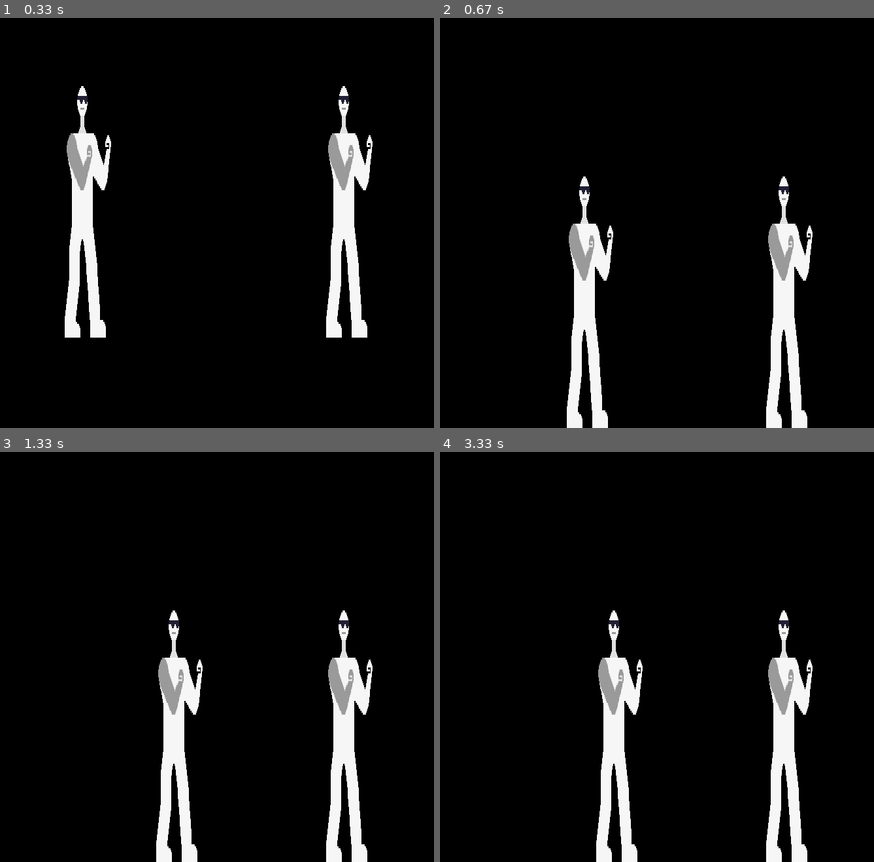
Above: before the commit, frames 1-4 (two rows, left to right).
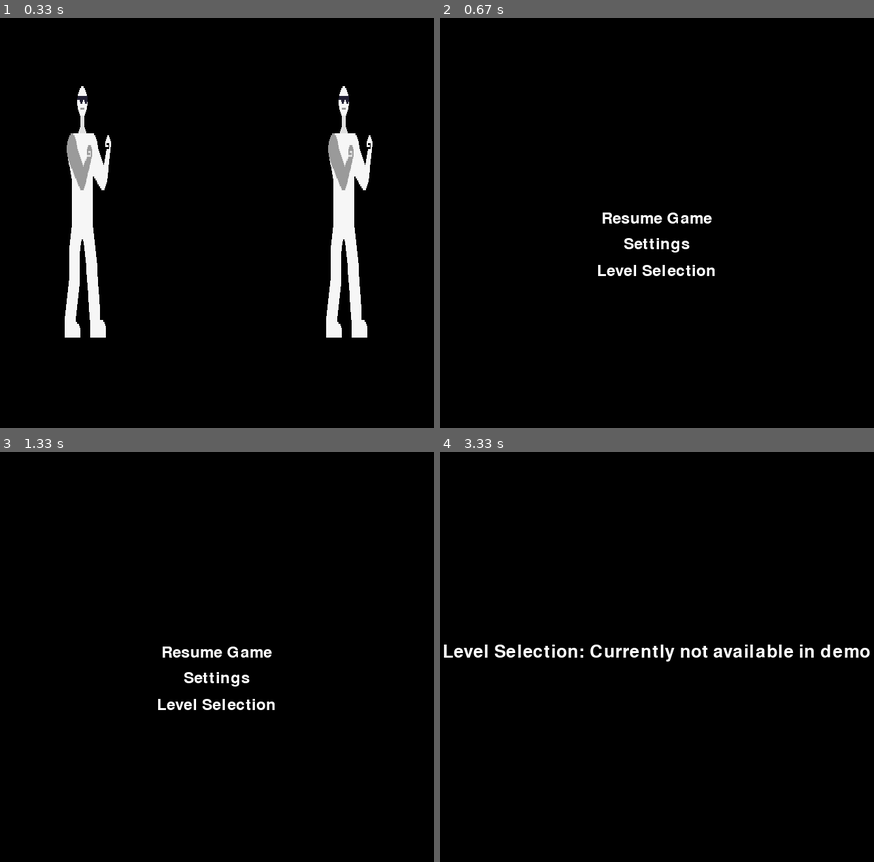
Above: after the commit, the same moments.

Repository: davidyao4344314/pygames-initlized
Game: pygame game, started from rpg games/main.py
Same seed, same stepped clock (60 frames per second), same inputs: the game is played once before the commit and once after it.
Inputs (mouse positions are in pixels of both pictures, inside the frame that each line leads up to):
- Up to frame 1 (0.33 s): no input
- Up to frame 2 (0.67 s): hold Esc from 0.33 s (still down); hold Right from 0.33 s (still down)
- Up to frame 3 (1.33 s): release Esc at 0.8 s; release Right at 0.8 s; click (217, 706) at 0.88 s, where only the run after the commit has a clickable "Level Selection"; hold Esc from 1.17 s (still down)
- Up to frame 4 (3.33 s): release Esc at 1.63 s; click (657, 652) at 1.72 s, where only the run after the commit has a clickable "Resume Game"; hold Esc 2-2.47 s; click (657, 652) at 2.55 s, where only the run after the commit has a clickable "Resume Game"; tap Esc at 2.83 s; click (657, 706) at 3.22 s

Frame 1 is identical in both runs. In frame 2, 7.2% of the frame differs, in the area x 29-86%, y 38-100%; in frame 3, 7.0%; in frame 4, 7.6%, in the area x 0-100%, y 38-100%.

Commit message:
finish adding manuel

Diff:
--- a/rpg games/controls.py
+++ b/rpg games/controls.py
@@ -14,7 +14,7 @@
     pygame.K_l: False
 }
 
-def handle_events(player, enemy):
+def handle_events(player1, enemy):
     for event in pygame.event.get():
         if event.type == pygame.QUIT:
             return False
@@ -22,24 +22,22 @@
             if event.key in keys:
                 keys[event.key] = True
             if event.key == pygame.K_k:
-                player.melee_attack(enemy)
+                player1.melee_attack(enemy)
             if event.key == pygame.K_l:
-                player.ranged_attack()
+                player1.ranged_attack()
         if event.type == pygame.KEYUP:
             if event.key in keys:
                 keys[event.key] = False
     return True
 
-def move_player(player):
+def move_player(player1):
+    dx, dy = 0, 0
     if keys[pygame.K_a]:
-        player.move(dx=-1)
+        dx = -1
     if keys[pygame.K_d]:
-        player.move(dx=1)
+        dx = 1
     if keys[pygame.K_w] or keys[pygame.K_SPACE]:
-        player.move(dy=-1)
-    if keys[pygame.K_LEFT]:
-        player.move(dx=-1)
-    if keys[pygame.K_RIGHT]:
-        player.move(dx=1)
-    if keys[pygame.K_UP]:
-        player.move(dy=-1)
+        dy = -1
+    if keys[pygame.K_s]:
+        dy = 1
+    player1.move(dx, dy)
--- a/rpg games/main.py
+++ b/rpg games/main.py
@@ -18,7 +18,7 @@
 player_image = pygame.image.load('white_blood_cell.png')
 attack_image = pygame.image.load('white_blood_cell_attack.png')
 
-# Load virus images (same as player for now since i don't have another sprite)
+# Load virus images (same as player for now)
 virus_image = pygame.image.load('white_blood_cell.png')
 virus_attack_image = pygame.image.load('white_blood_cell_attack.png')
 
@@ -33,20 +33,86 @@
 all_sprites.add(player1)
 all_sprites.add(enemy)
 
+# Define menu options
+menu_font = pygame.font.SysFont(None, 36)
+menu_items = ["Resume Game", "Settings", "Level Selection"]
+menu_rects = []
+
+# Define the setting
+setting_font = pygame.font.SysFont(None, 40)
+setting_text = "Settings: Currently not available in demo"
+setting_surface = setting_font.render(setting_text, True, (255, 255, 255))
+setting_rect = setting_surface.get_rect(center=(SCREEN_WIDTH // 2, SCREEN_HEIGHT // 2))
+# define the level slection fonts
+level_font = pygame.font.SysFont(None, 40)
+level_text = "Level Selection: Currently not available in demo"
+level_surface = level_font.render(level_text, True, (255, 255, 255))
+level_rect = level_surface.get_rect(center=(SCREEN_WIDTH // 2, SCREEN_HEIGHT // 2))
+
+for i, item in enumerate(menu_items):
+    menu_text = menu_font.render(item, True, (255, 255, 255))
+    menu_rect = menu_text.get_rect(center=(SCREEN_WIDTH // 2, SCREEN_HEIGHT // 2 + i * 40))
+    menu_rects.append((menu_text, menu_rect))
+
+def draw_menu():
+    screen.fill((0, 0, 0))
+    for menu_text, menu_rect in menu_rects:
+        screen.blit(menu_text, menu_rect)
+
+def draw_setting_screen():
+    screen.fill((0, 0, 0))
+    screen.blit(setting_surface, setting_rect)
+
+def draw_level_selection_screen():
+    screen.fill((0, 0, 0))
+    screen.blit(level_surface, level_rect)
+
 run = True
+paused = False
+#Defining the current screan
+current_screen = "menu"
 clock = pygame.time.Clock()
 
 while run:
-    screen.fill((0, 0, 0))  # Fill the screen with black before drawing(as if right now since i don't have a back ground)
+    for event in pygame.event.get():
+        if event.type == pygame.QUIT:
+            run = False
+        if event.type == pygame.KEYDOWN:
+            if event.key == pygame.K_ESCAPE:
+                if current_screen == "menu":
+                    paused = not paused
+                    if paused:
+                        # to fix the issue that the character keep moving foward even though they are no key are pressed
+                        controls.keys = {key: False for key in controls.keys}
+                else:
+                    current_screen = "menu"
+        if event.type == pygame.MOUSEBUTTONDOWN and paused and current_screen == "menu":
+            for i, (menu_text, menu_rect) in enumerate(menu_rects):
+                if menu_rect.collidepoint(event.pos):
+                    # resume game
+                    if i == 0:
+                        paused = False
+                        controls.keys = {key: False for key in controls.keys}
+                        #setting
+                    elif i == 1:
+                        current_screen = "settings"
+                        # level selection
+                    elif i == 2:
+                        current_screen = "level_selection"
 
-    # Update every sprites
-    all_sprites.update(gravity, SCREEN_HEIGHT)
-
-    # Draw every sprites
-    all_sprites.draw(screen)
-
-    run = controls.handle_events(player1, enemy)
-    controls.move_player(player1)
+    if not paused:
+        screen.fill((0, 0, 0))
+        all_sprites.update(gravity, SCREEN_HEIGHT)
+        all_sprites.draw(screen)
+        run = controls.handle_events(player1, enemy)
+        controls.move_player(player1)
+    else:
+        if current_screen == "menu":
+            draw_menu()
+        elif current_screen == "settings":
+            draw_setting_screen()
+        elif current_screen == "level_selection":
+            draw_level_selection_screen()
 
     pygame.display.update()
     clock.tick(60)
--- a/rpg games/sprite.py
+++ b/rpg games/sprite.py
@@ -104,11 +104,12 @@
             target.take_damage(20)
 
     """
-    This function is for ranged attack
+    This function is for ranged attack(unfinish)due to having no animation's
     """
     def ranged_attack(self):
         print("Ranged attack")
-
+    def dash_attack(self):
+        print("Dash attack")
     """
     This function is for taking damage
     """
